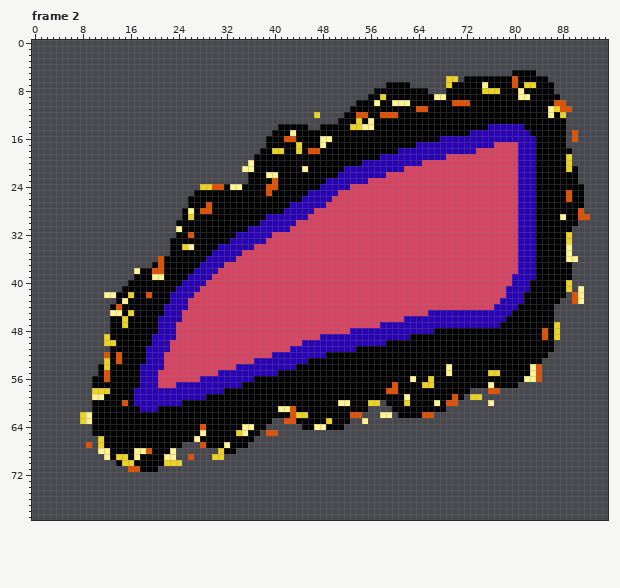
File history of a pixel-art file, Assets/Raw/Sprites/Enemies/Boss4/PhaseSwitch/Right_2.aseprite. Above is the file before it was changed.
96x80 pixels, 8 frames. Shown: frame 2. The commit also changed other frames, which this record leaves out.
New version:
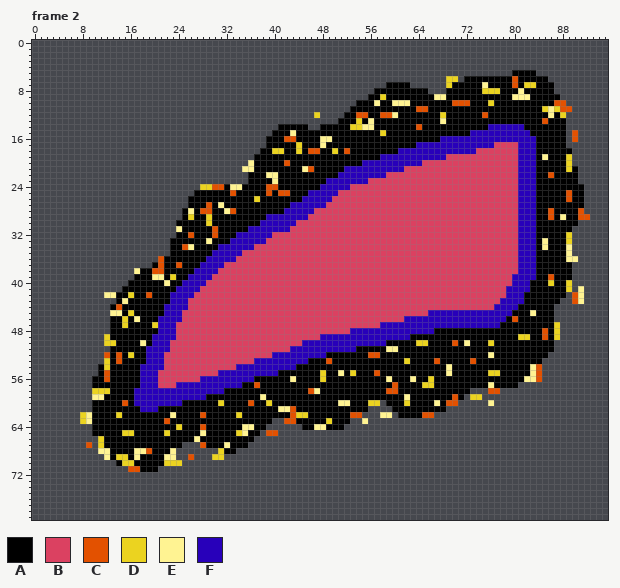
Palette (. is transparent): A #000000  B #db4161  C #e35100  D #ebd320  E #fff392  F #2800ba
The exact change:
Frame 2, layer "Base":
The author changed colour A to colour C in row 12 at x 75; in row 13 at x 85; in row 14 at x 64; in row 18 at x 52; in row 20 at x 42; in row 21 at x 46.
The author changed colour A to colour C in row 22 at x 86; in row 25 at x 33 and 41 to 42; in row 28 at x 33 and 86; in row 29 at x 86; in rows 31 to 32 at x 30; in row 37 at x 24.
The author changed colour A to colour C in row 39 at x 86; in row 46 at x 80; in row 50 at x 70; in row 52 at x 56 to 57; in row 53 at x 49, 67 and 73; in row 55 at x 57.
The author changed colour A to colour C in row 57 at x 37; in row 58 at x 46; in row 60 at x 36; in row 62 at x 28; in row 63 at x 22.
The author changed colour D to colour C in row 34 at x 25.
The author changed colour A to colour D in row 10 at x 76; in row 11 at x 85; in row 12 at x 68; in row 15 at x 58; in row 18 at x 50; in row 26 at x 37.
The author changed colour A to colour D in rows 29 to 30 at x 29; in row 39 at x 23; in row 40 at x 86; in row 47 at x 20; in row 49 at x 81 to 82; in row 50 at x 64 to 65 and 76.
The author changed colour A to colour D in row 52 at x 16; in row 53 at x 62; in row 55 at x 48 and 53; in row 56 at x 48; in row 60 at x 31 and 39; in row 62 at x 14 and 34.
The author changed colour A to colour D in row 64 at x 24; in row 65 at x 15 to 16 and 22.
The author changed colour A to colour E in row 9 at x 80; in row 13 at x 68; in row 19 at x 85; in row 27 at x 31; in row 28 at x 32; in row 33 at x 29 and 85.
The author changed colour A to colour E in row 34 at x 85; in row 40 at x 22; in row 45 at x 83; in row 46 at x 17; in row 50 at x 18 and 72; in row 51 at x 59 to 60.
The author changed colour A to colour E in row 52 at x 76; in row 55 at x 51; in row 56 at x 43 and 59; in row 58 at x 47; in row 59 at x 38; in row 62 at x 23.
The author changed colour C to colour E in row 12 at x 60; in row 23 at x 40.
